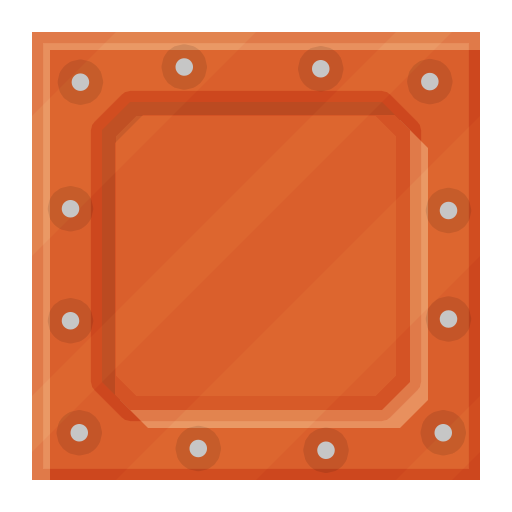
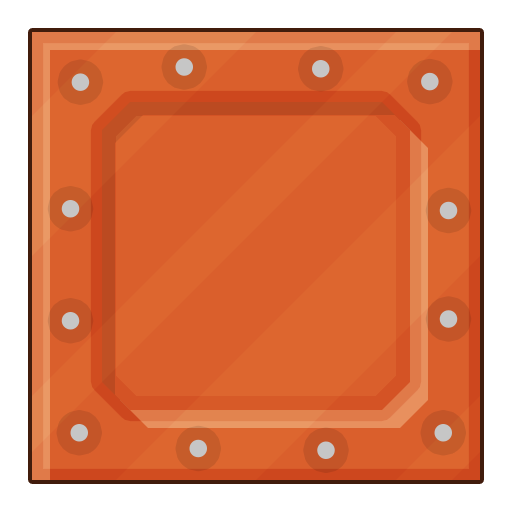
Layer changes from the first 512×512 image to the second:
pixels changed over (28, 28, 484, 484) (layer not identified)
